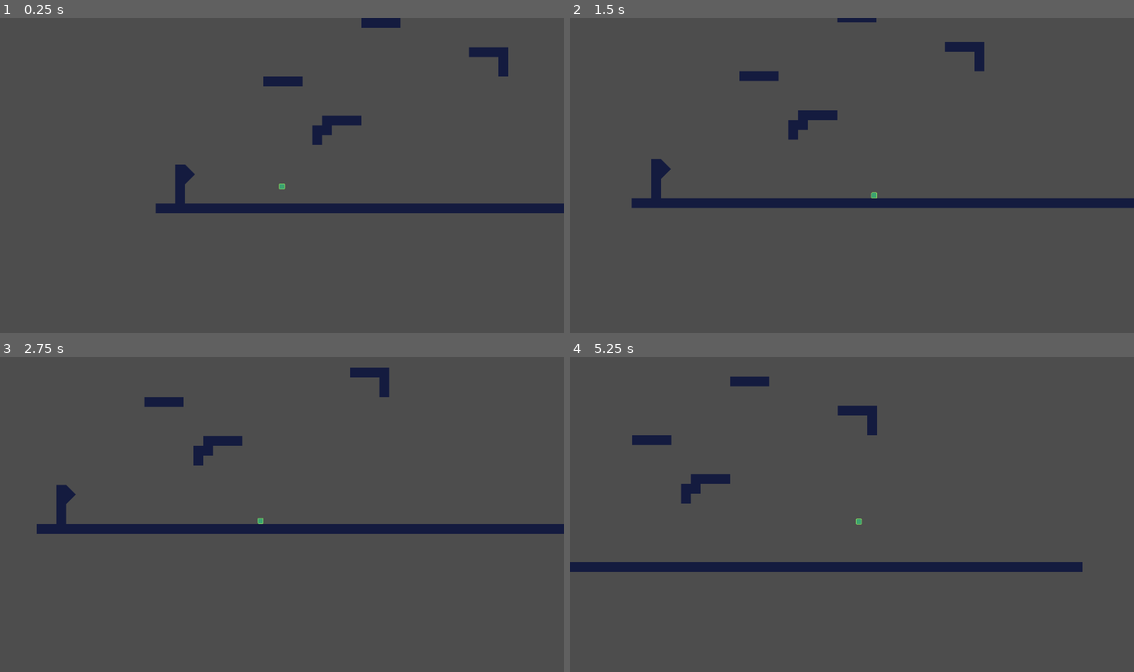
Above: before the commit, frames 1-4 (two rows, left to right).
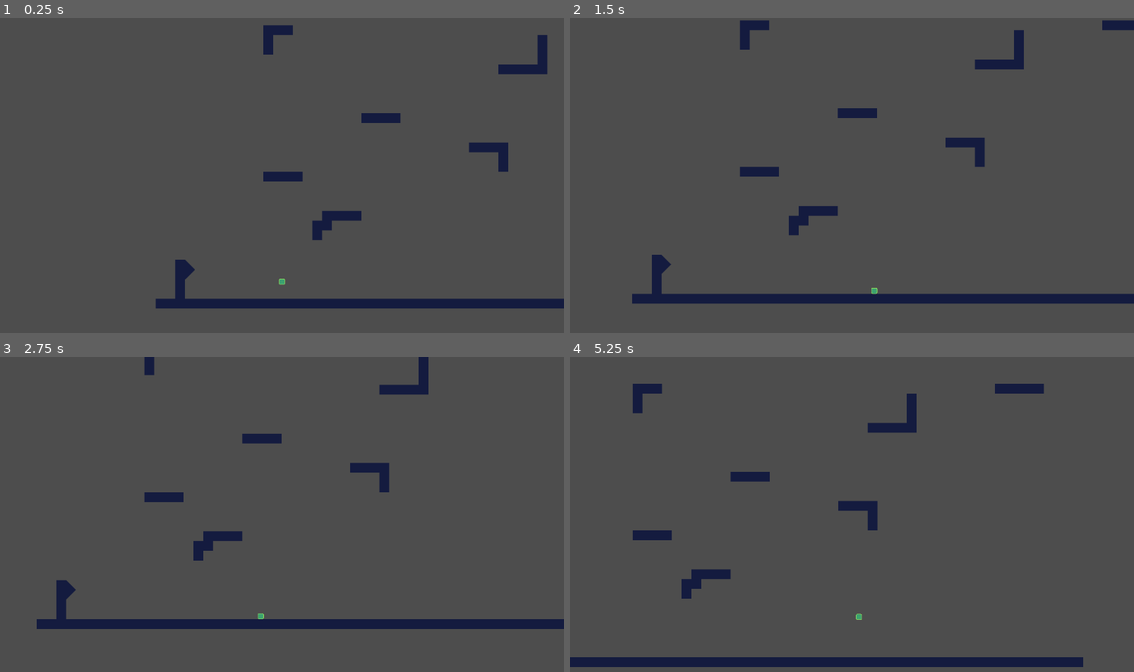
Above: after the commit, the same moments.

Repository: philippeVoNam/so-you-think-you-scale
Game: Godot game, scene res://src/scenes/level.tscn
Two runs of this game, one before a commit and one after it. Both use one fixed random seed, a clock stepped at 60 frames per second and the inputs below.
Inputs:
- Up to frame 1 (0.25 s): no input
- Up to frame 2 (1.5 s): tap Enter (ui_accept) at 0.5, 0.77 s; hold Right (ui_right) from 0.53 s (still down); tap C (hook) at 0.6, 1.35 s
- Up to frame 3 (2.75 s): tap Enter (ui_accept) at 1.52 s; release Right (ui_right) at 2.03 s; hold Left (ui_left) from 2.03 s (still down); tap C (hook) at 2.1 s
- Up to frame 4 (5.25 s): release Left (ui_left) at 2.78 s; hold Right (ui_right) 2.78-4.28 s; tap C (hook) every 0.75 s from 2.85 to 5.1 s; tap Enter (ui_accept) at 3.02, 3.77, 4.52 s; hold Left (ui_left) 4.28-5.03 s; hold Right (ui_right) from 5.03 s (still down)

The runs differ from the first frame. In frame 1, 7.9% of the frame differs, in the area x 27-100%, y 0-93%; in frame 2, 9.0%, in the area x 10-100%, y 0-91%; in frame 3, 8.8%; in frame 4, 8.8%.

Commit message:
added a draw w hen launching hook

Diff:
--- a/src/scenes/player.tscn
+++ b/src/scenes/player.tscn
@@ -18,7 +18,7 @@
 shape = SubResource("RectangleShape2D_uidrg")
 
 [node name="Camera2D" type="Camera2D" parent="."]
-position = Vector2(2, 0)
+position = Vector2(0, -1562)
 zoom = Vector2(0.25, 0.25)
 position_smoothing_enabled = true
 rotation_smoothing_enabled = true
--- a/src/scripts/level.gd
+++ b/src/scripts/level.gd
@@ -10,8 +10,9 @@
 
 # Called every frame. 'delta' is the elapsed time since the previous frame.
 func _process(delta):
-	await get_tree().create_timer(3.0).timeout # waits for 1 second
-	generate_snow()
+#	await get_tree().create_timer(3.0).timeout # waits for 1 second
+#	generate_snow()
+	pass
 
 func generate_snow():
 	self.snow = snowScene.instantiate()
--- a/src/scripts/player.gd
+++ b/src/scripts/player.gd
@@ -9,7 +9,7 @@
 const SPEED = 1000.0
 const JUMP_VELOCITY = -1800.0
 
-const DAMPING = 1
+const DAMPING = 0.995
 
 var angularAcceleration = 0
 var angularVelocity = 0
@@ -79,6 +79,7 @@
 	self.position = self.hook.position + Vector2(rLength * sin(self.angle), rLength * cos(self.angle))
 
 func _process(delta):
+	queue_redraw()
 	if Input.is_action_just_pressed("hook"):
 		if not self.hook:
 			self.hook = hookScene.instantiate()
@@ -123,10 +124,9 @@
 			self.angularVelocity = -1 * (0.1 + (speedStep * speedMult))
 
 		speedMult += speedIncrease
-		print(speedMult)
 		firstFlag = false
 
 func _draw():
-	if self.hook:
+	if is_instance_valid(self.hook):
 		var hookLine = self.hook.position - self.position
 		draw_line(Vector2.ZERO, hookLine * 2, Color.AQUAMARINE, 8)
